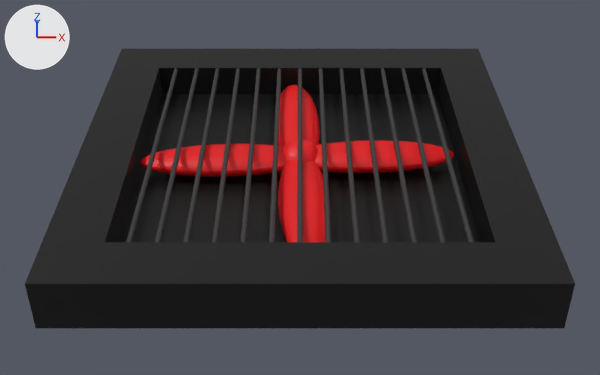
A saved change to the Blender file BLENDER PROJECTS/ventilator/ventilator.blend.
Rendered twice from a 50 mm lens placed at (0.0, -29.7, 20.0), pointed at (0.0, -0.6, 0.1). The axes (+X, +Y, +Z) are drawn at upper left. The lights are the same throughout.

The older version as bpy lines, for what is in view:
```python
me_cube_001 = bpy.data.meshes.new('Cube.001')
me_cube_001.from_pydata(...)  # a box spanning x -9.0..9.0, y -9.0..9.0, z -1.0..1.0
me_cube_001.materials.append(mat_metal_002)  # black #000000
# before: 1 (-9.0, -9.0, 1.0), 3 (-9.0, 9.0, 1.0), 5 (9.0, -9.0, 1.0), 7 (9.0, 9.0, 1.0)
me_cube_002 = bpy.data.meshes.new('Cube.002')
me_cube_002.from_pydata(...)  # a box spanning x -1.0..1.0, y -1.0..1.0, z -1.0..1.0
me_cylinder_002 = bpy.data.meshes.new('Cylinder.002')
me_cylinder_002.from_pydata(...)  # a 32-sided cylinder along y spanning x -0.1..0.1, y -6.93..6.93, z -0.1..0.1
me_cylinder_002.materials.append(mat_metal_001)  # black #333333
me_sphere_004 = bpy.data.meshes.new('Sphere.004')
me_sphere_004.from_pydata(...)  # 2410 vertices, 2560 faces; spans x -6.72..6.56, y -6.87..6.58, z -1.0..1.0
me_sphere_004.materials.append(mat_material_001)  # red #e70009
ob_cube_001 = bpy.data.objects.new('Cube.001', me_cube_002)
ob_cube_001.parent = ob_ventilator
ob_cube_001.matrix_parent_inverse = Matrix(((1.0, 0.0, 0.0, 0.0), (0.0, 1.0, 0.0, 0.0), (0.0, 0.0, 1.0, -1.004), (0.0, 0.0, 0.0, 1.0)))
ob_cube_001.location = (0.0, 0.0, 1.328)
ob_cube_001.scale = (6.81, 6.81, 0.757)
ob_cube_001.hide_render = True
ob_cylinder_002 = bpy.data.objects.new('Cylinder.002', me_cylinder_002)
ob_cylinder_002.location = (-3.0, -0.07, 1.89)
ob_sphere_004 = bpy.data.objects.new('Sphere.004', me_sphere_004)
ob_sphere_004.location = (0.0, 0.0, 0.91)
ob_sphere_004.rotation_euler = (0.0, 0.0, 0.0455)  # degrees (0, 0, 2.6)
ob_ventilator = bpy.data.objects.new('Ventilator', me_cube_001)
ob_ventilator.location = (0.0, 0.0, 1.0)
_m = ob_ventilator.modifiers.new('Boolean', 'BOOLEAN')
_m.object = ob_cube_001
# also in view: 'Cylinder.005' at (-4.0, -0.1, 1.9); 'Cylinder.004' at (-5.0, -0.1, 1.9); 'Cylinder.010' at (4.0, -0.1, 1.9); 'Cylinder.012' at (5.0, -0.1, 1.9); 'Cylinder.006' at (-6.0, -0.1, 1.9)
```
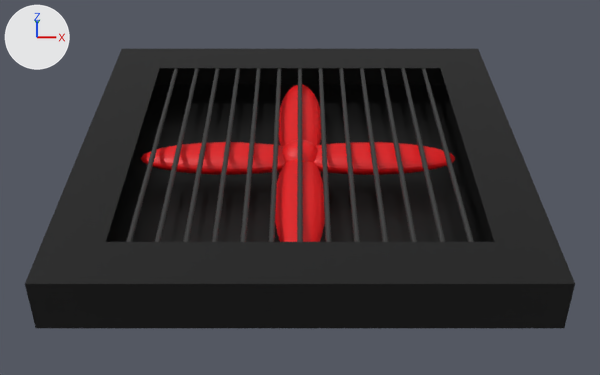
ob_cube_001 is not drawn itself; it is used by a modifier of ob_ventilator.

Location of each change, (x1, y1, x2, y2) in pixels of the pictures (600 x 375 px):
'Ventilator', reshaped, modifiers changed: (25, 49, 575, 328) in both
'Sphere.004', turned: before (140, 85, 454, 242); after (141, 85, 455, 242)
part 1 of me_cube_001, built on: (25, 49, 575, 284) in both

The change in detail:
me_cube_001 has 8 vertices, 6 faces and spans x -9.0..9.0, y -9.0..9.0, z -1.0..1.0.
me_cube_001 is used by ob_ventilator; location (0.0, 0.0, 1.0).
Verts and faces of me_cube_001; kept vertices keep their numbers, new ones are numbered from 8.
Part 1, on me_cube_001:
Faces deleted: (1, 5, 7, 3).
New vertex 8 is at (-6.8, -6.8, 1.0).
New vertex 9 is at (-6.8, 6.8, 1.0).
New vertex 10 is at (6.8, -6.8, 1.0).
New vertex 11 is at (6.8, 6.8, 1.0).
New faces: (1, 8, 9, 3), (3, 9, 11, 7), (5, 7, 11, 10), (1, 5, 10, 8).
Object 'Ventilator' (ob_ventilator) has a BOOLEAN modifier named 'Boolean'.
Modifier setting removed (it was object = ob_cube_001).
Object 'Cube.001' (ob_cube_001) is deleted.
Object 'Sphere.004' (ob_sphere_004) turns from (0, 0, 2.6) to (0, 0, 0) degrees about x, y and z.
